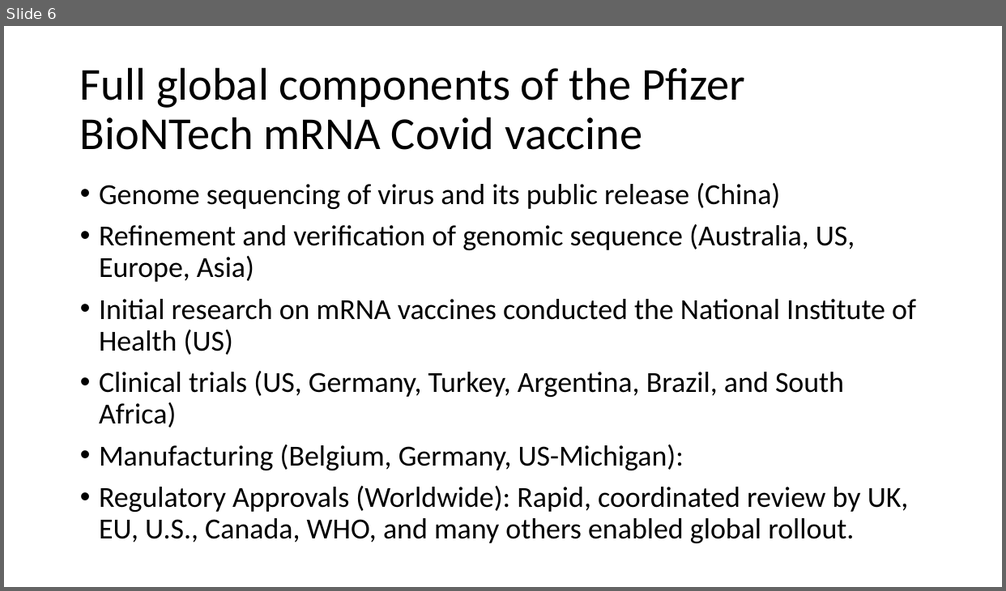
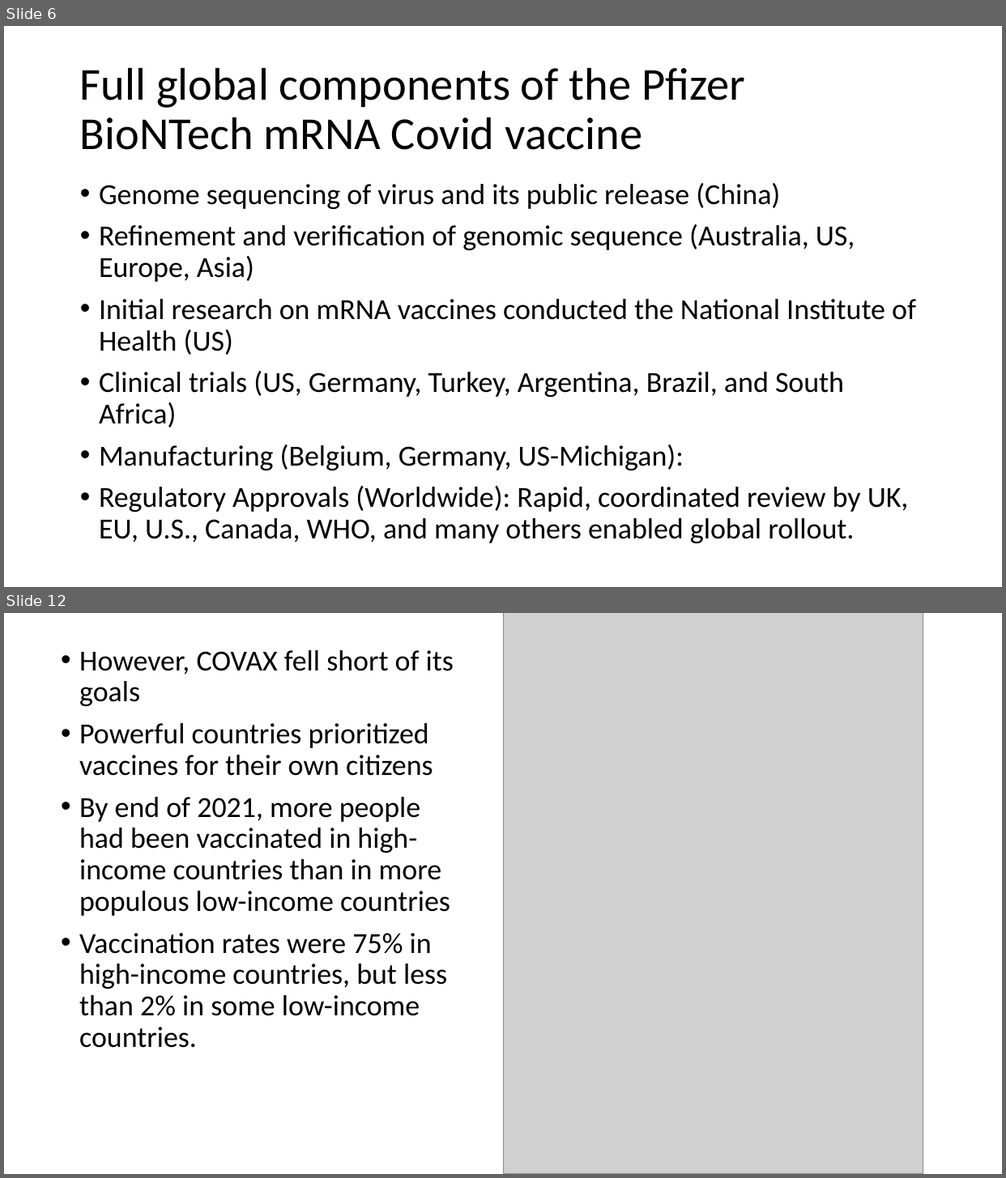
Before and after one commit to tstallins/tstallins.github.io, a slide deck: courses/261/vaccines.pptx. Shown one above the other, each under a label of ours: slide 6 before the commit, slides 6 and 12 after it; the slides between them are not shown. The pictures are 1006x591 and 1006x1178 pixels, drawn with LibreOffice and Linux fonts; fonts in the diff are those of the drawing; grey boxes stand for pictures. Boxes give left, top, right and bottom in pixels: in the first picture for what was removed or moved away, otherwise in the second. Text is boxed around its words. In the diff, an @@ line names an element or a change of style, - is before the commit and + after.

```diff
--- a/courses/261/vaccines.pptx
+++ b/courses/261/vaccines.pptx
@@ slide 12 added at (4, 613, 1002, 1174), background #FFFFFF @@
@@ picture added at (503, 613, 924, 1174) @@
@@ text added at (79, 650, 454, 1048), 28 pt, text #000000 @@
+• However, COVAX fell short of its goals
+• Powerful countries prioritized vaccines for their own citizens
+• By end of 2021, more people had been vaccinated in high-income countries than in more populous low-income countries
+• Vaccination rates were 75% in high-income countries, but less than 2% in some low-income countries.
```
Also in this commit, not shown: 11 other slides added.
